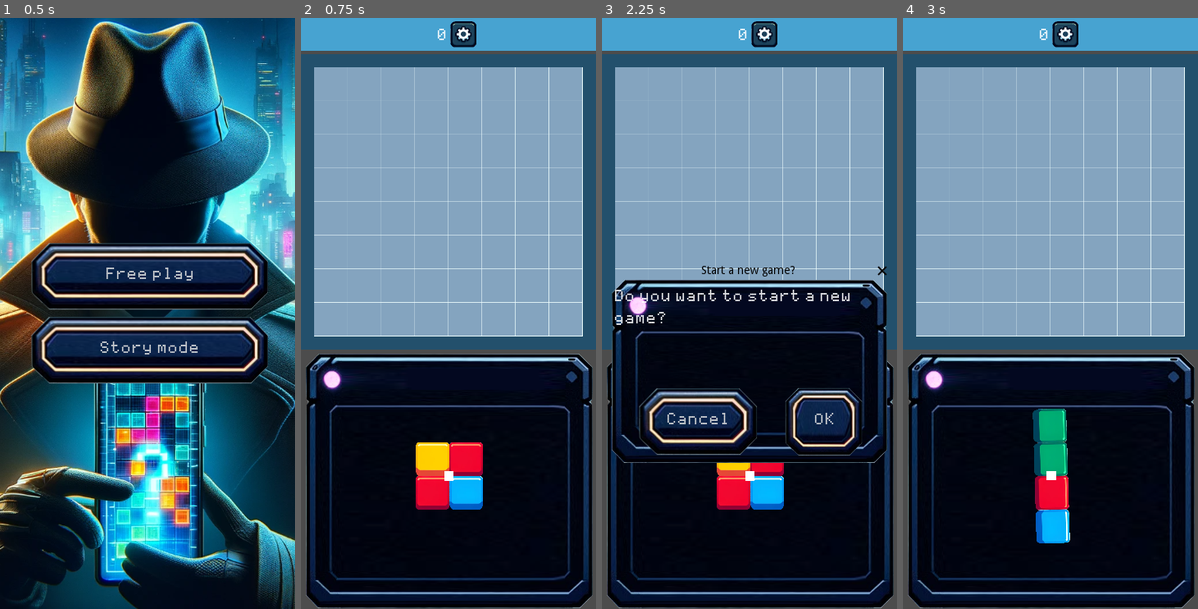
Above: before the commit, frames 1-4 (left to right).
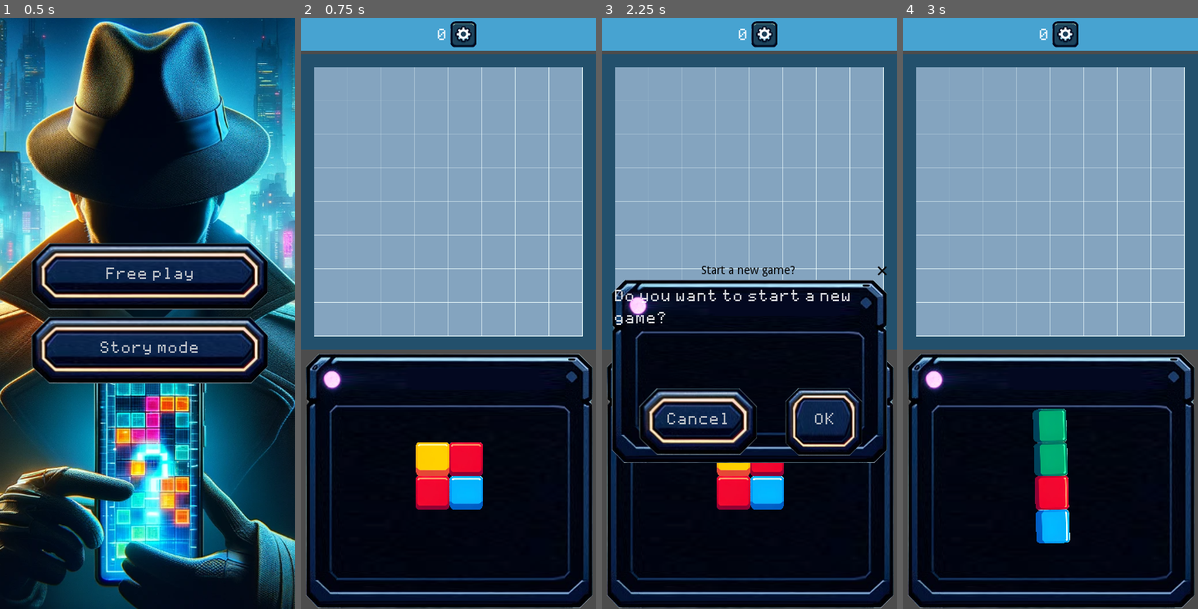
Above: after the commit, the same moments.

Repository: alexkorep-games/transmatrix
Game: Godot game, scene res://scenes/start_screen/start_screen.tscn
The game is run twice, just before and just after one commit, with the same random seed, the same clock (stepped at 60 frames per second) and the same inputs.
Inputs (mouse positions are in pixels of both pictures, inside the frame that each line leads up to):
- Up to frame 1 (0.5 s): no input
- Up to frame 2 (0.75 s): click "Free play" at 0.5 s
- Up to frame 3 (2.25 s): click (764, 35) at 1.25 s; click "New game" at 2 s
- Up to frame 4 (3 s): click "OK" at 2.75 s

Frame 1 is identical in both runs. In frame 2, less than 0.1% of the frame differs, in the area x 48-52%, y 76-79%; in frame 3, less than 0.1%; in frame 4, less than 0.1%.

Commit message:
Fix shape dragging

Diff:
--- a/src/scenes/current_shape/current_shape.gd
+++ b/src/scenes/current_shape/current_shape.gd
@@ -113,10 +113,11 @@
 
 func get_block_positions():
 	var block_positions = []
+	var tile_size = tilemap.cell_size * tilemap.scale
 	for cell in tilemap.get_used_cells():
 		var cell_position = tilemap.map_to_world(cell)
 		var global_cell_position = tilemap.to_global(cell_position)
-		block_positions.append(global_cell_position)
+		block_positions.append(global_cell_position + tile_size/2)
 	return block_positions
 
 func get_tile_ids():
--- a/src/scenes/current_shape/current_shape.tscn
+++ b/src/scenes/current_shape/current_shape.tscn
@@ -14,9 +14,3 @@
 cell_size = Vector2( 128, 128 )
 format = 1
 tile_data = PoolIntArray( 0, 0, 0, 1, 0, 0, 2, 0, 0, 3, 0, 0 )
-
-[node name="Panel" type="ColorRect" parent="."]
-margin_left = -6.0
-margin_top = -6.0
-margin_right = 5.0
-margin_bottom = 6.0
--- a/src/scenes/main/main.gd
+++ b/src/scenes/main/main.gd
@@ -28,7 +28,6 @@
 		get_node("%GameOverDialog").show()
 
 func _on_CurrentShape_drag(positions, tile_ids):
-	print(positions)
 	var field = get_node("%FieldTileMap")
 	var preview_field = get_node("%PreviewTileMap")
 	# Remove all cells with num 4
